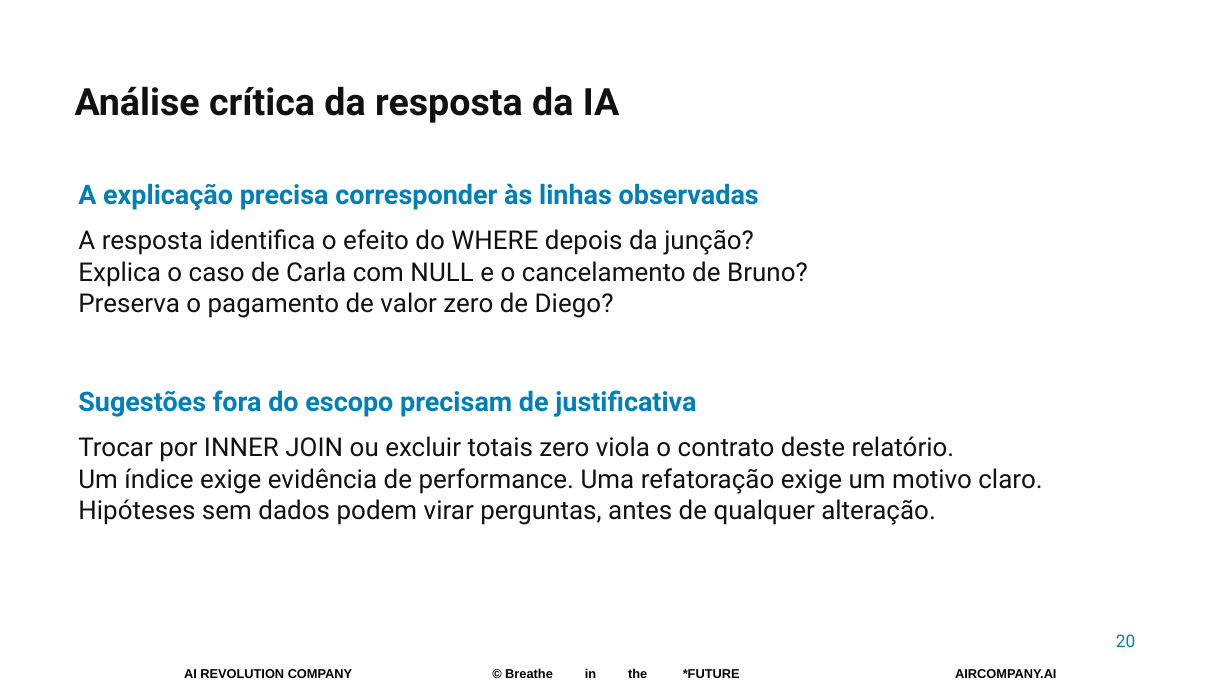
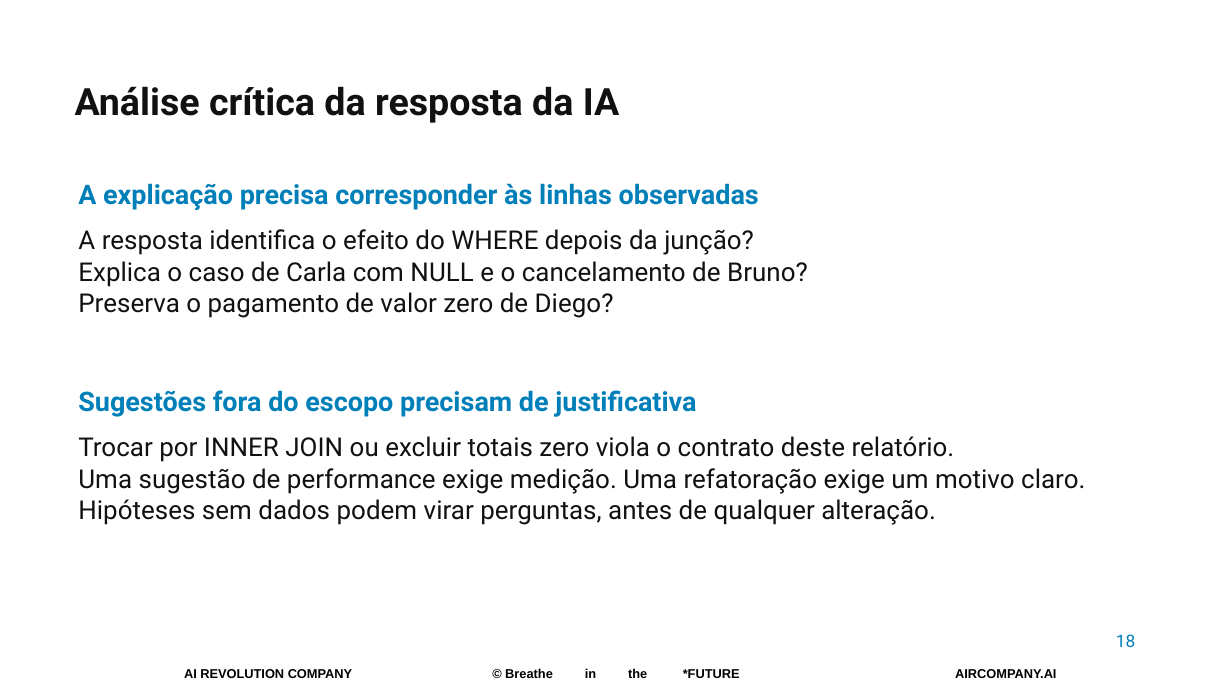
Before and after one commit to pedropalmieri/workshop4-pr-sql-ia, a slide deck: slide 18 of materiais/Workshop4-19nov2026.pptx (slide 20 before the commit). Drawn at 1232x693 pixels with LibreOffice and Linux fonts; fonts in the diff are those of the drawing; background and template pictures are left out. Boxes give left, top, right and bottom in pixels: in the first picture for what was removed or moved away, otherwise in the second. Text is boxed around its words. In the diff, an @@ line names an element or a change of style, - is before the commit and + after.

```diff
--- a/materiais/Workshop4-19nov2026.pptx
+++ b/materiais/Workshop4-19nov2026.pptx
@@ text at [78,468,1085,494]: text changed @@
-Um índice exige evidência de performance. Uma refatoração exige um motivo claro.
+Uma sugestão de performance exige medição. Uma refatoração exige um motivo claro.
@@ text at [1116,634,1135,647]: text changed @@
-20
+18
```
Also in this commit, not shown: 16 other slides changed, 2 slides removed.
